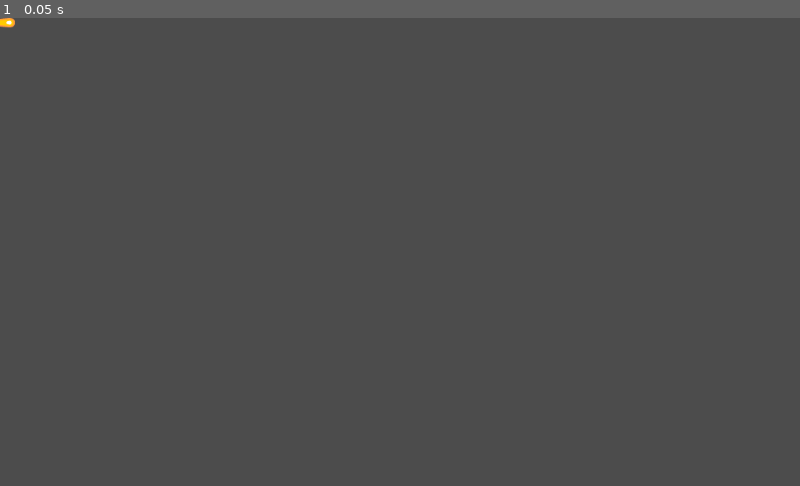
Above: before the commit, frame 1.
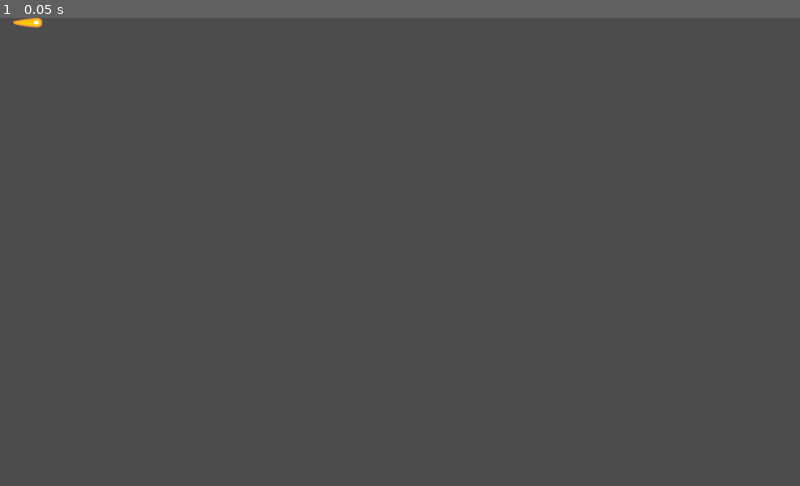
Above: after the commit, the same moment.

Repository: AnaTorres61/rogue-tank
Game: Godot game, scene res://scenes/turret_01_bullet.tscn
Two runs of this game, one before a commit and one after it. Both use one fixed random seed, a clock stepped at 60 frames per second and the inputs below. This scene is started directly instead of the project's main scene.
Inputs:
- Up to frame 1 (0.05 s): no input

The runs differ from the first frame. In frame 1, 0.1% of the frame differs, in the area x 0-6%, y 0-3%.

Commit message:
shoot turret

Diff:
--- a/scenes/test_area.tscn
+++ b/scenes/test_area.tscn
@@ -31,7 +31,7 @@
 custom_solver_bias = 0.0
 radius = 201.0
 
-[node name="test_area" type="Node"]
+[node name="test_area" type="Node" index="0"]
 
 [node name="ground" type="TileMap" parent="." index="0"]
 
@@ -285,6 +285,7 @@
 
 [node name="cannon" type="Area2D" parent="turret_01" index="2"]
 
+editor/display_folded = true
 input_pickable = true
 gravity_vec = Vector2( 0, 1 )
 gravity = 98.0
@@ -309,6 +310,7 @@
 
 [node name="sensor" type="Area2D" parent="turret_01" index="3"]
 
+editor/display_folded = true
 input_pickable = true
 gravity_vec = Vector2( 0, 1 )
 gravity = 98.0
@@ -323,6 +325,15 @@
 
 shape = SubResource( 4 )
 
+[node name="Timer" type="Timer" parent="turret_01" index="4"]
+
+process_mode = 1
+wait_time = 0.5
+one_shot = false
+autostart = false
+
 [connection signal="body_entered" from="turret_01/sensor" to="turret_01" method="_on_sensor_body_entered"]
 
 [connection signal="body_exited" from="turret_01/sensor" to="turret_01" method="_on_sensor_body_exited"]
+
+[connection signal="timeout" from="turret_01/Timer" to="turret_01" method="_on_Timer_timeout"]
--- a/scenes/turret_01_bullet.tscn
+++ b/scenes/turret_01_bullet.tscn
@@ -1,27 +1,48 @@
-[gd_scene load_steps=2 format=2]
+[gd_scene load_steps=4 format=2]
 
-[ext_resource path="res://sprites/enemy/towerDefense_tile297.png" type="Texture" id=1]
+[ext_resource path="res://scripts/turret_01_bullet.gd" type="Script" id=1]
+[ext_resource path="res://sprites/enemy/towerDefense_tile297.png" type="Texture" id=2]
 
-[node name="turret_01_bullet" type="Area2D" index="0"]
+[sub_resource type="CapsuleShape2D" id=1]
 
+custom_solver_bias = 0.0
+radius = 10.0
+height = 10.1891
+
+[node name="turret_01_bullet" type="Area2D"]
+
+position = Vector2( 35, 0 )
 input_pickable = true
 gravity_vec = Vector2( 0, 1 )
 gravity = 98.0
 linear_damp = 0.1
 angular_damp = 1.0
+collision_layer = 0
 audio_bus_override = false
 audio_bus_name = "Master"
+script = ExtResource( 1 )
+_sections_unfolded = [ "Collision", "Transform" ]
 
-[node name="sprite_01" type="Sprite" parent="." index="0"]
+[node name="sprites" type="Node2D" parent="." index="0"]
+
+editor/display_folded = true
+
+[node name="sprite_01" type="Sprite" parent="sprites" index="0"]
 
 position = Vector2( -0.132996, -6.5562 )
 rotation = -1.5708
-texture = ExtResource( 1 )
+texture = ExtResource( 2 )
 _sections_unfolded = [ "Transform" ]
 
-[node name="sprite_02" type="Sprite" parent="." index="1"]
+[node name="sprite_02" type="Sprite" parent="sprites" index="1"]
 
 position = Vector2( -0.132996, 6.4438 )
 rotation = -1.5708
-texture = ExtResource( 1 )
+texture = ExtResource( 2 )
 _sections_unfolded = [ "Transform" ]
+
+[node name="shape" type="CollisionShape2D" parent="." index="1"]
+
+position = Vector2( 4, 0 )
+rotation = 1.56727
+shape = SubResource( 1 )
--- a/scripts/turret_01.gd
+++ b/scripts/turret_01.gd
@@ -3,6 +3,8 @@
 var bodies = []
 
 var rot_vel = PI * 1.5
+
+var PRE_BULLET = preload("res://scenes/turret_01_bullet.tscn")
 
 func _ready():
 
@@ -24,3 +26,10 @@
 	var index = bodies.find(body)
 	if index >= 0:
 		bodies.remove(index)
+
+
+func _on_Timer_timeout():
+	var bullet = PRE_BULLET.instance()
+	bullet.global_position = global_position
+	bullet.dir = Vector2(cos($cannon.rotation), sin($cannon.rotation))
+	get_parent().add_child(bullet)
--- /dev/null
+++ b/scripts/turret_01_bullet.gd
@@ -0,0 +1,21 @@
+extends Area2D
+
+const MAX_DIST = 300
+
+var dir = Vector2() setget set_dir
+var vel = 400
+onready var init_pos = global_position
+
+
+func _ready():
+	pass
+
+func _physics_process(delta):
+	if global_position.distance_to(init_pos) >= MAX_DIST:
+			queue_free()
+
+	translate(dir * vel * delta)
+
+func set_dir(val):
+	dir = val
+	rotation = dir.angle()
